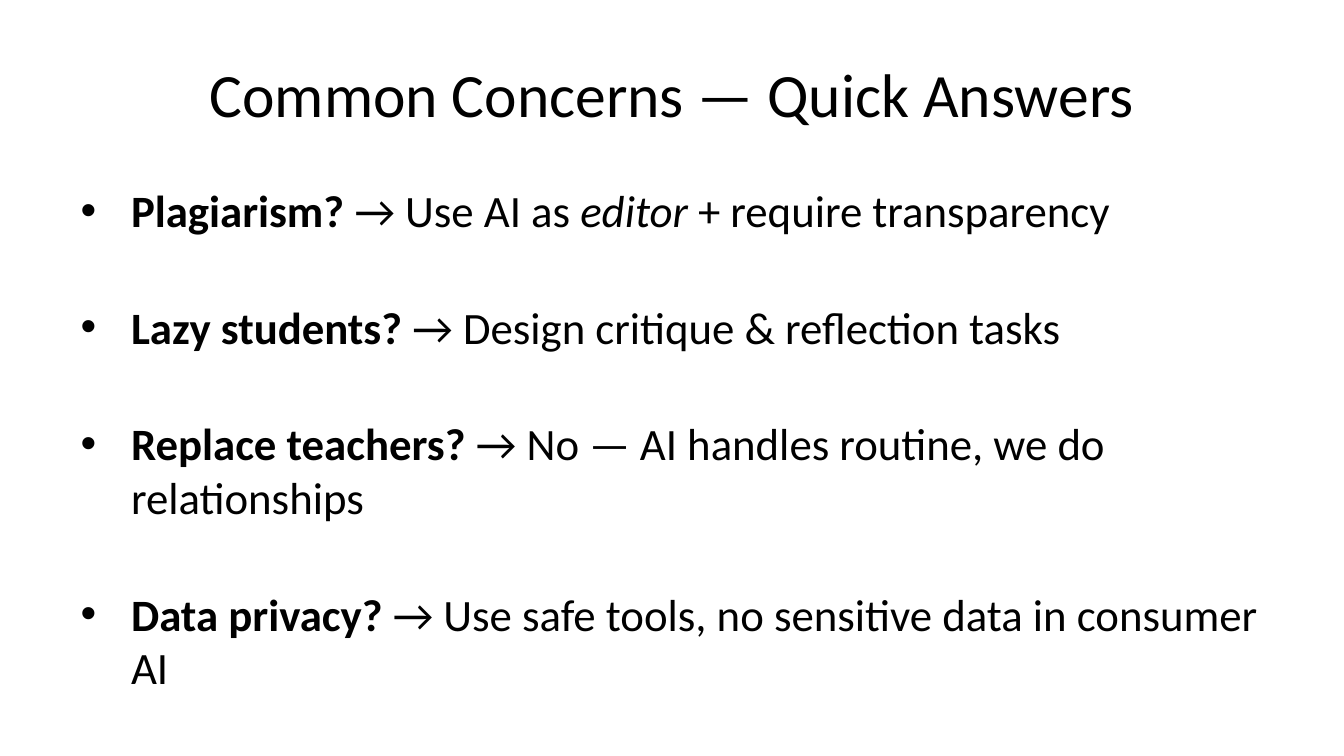
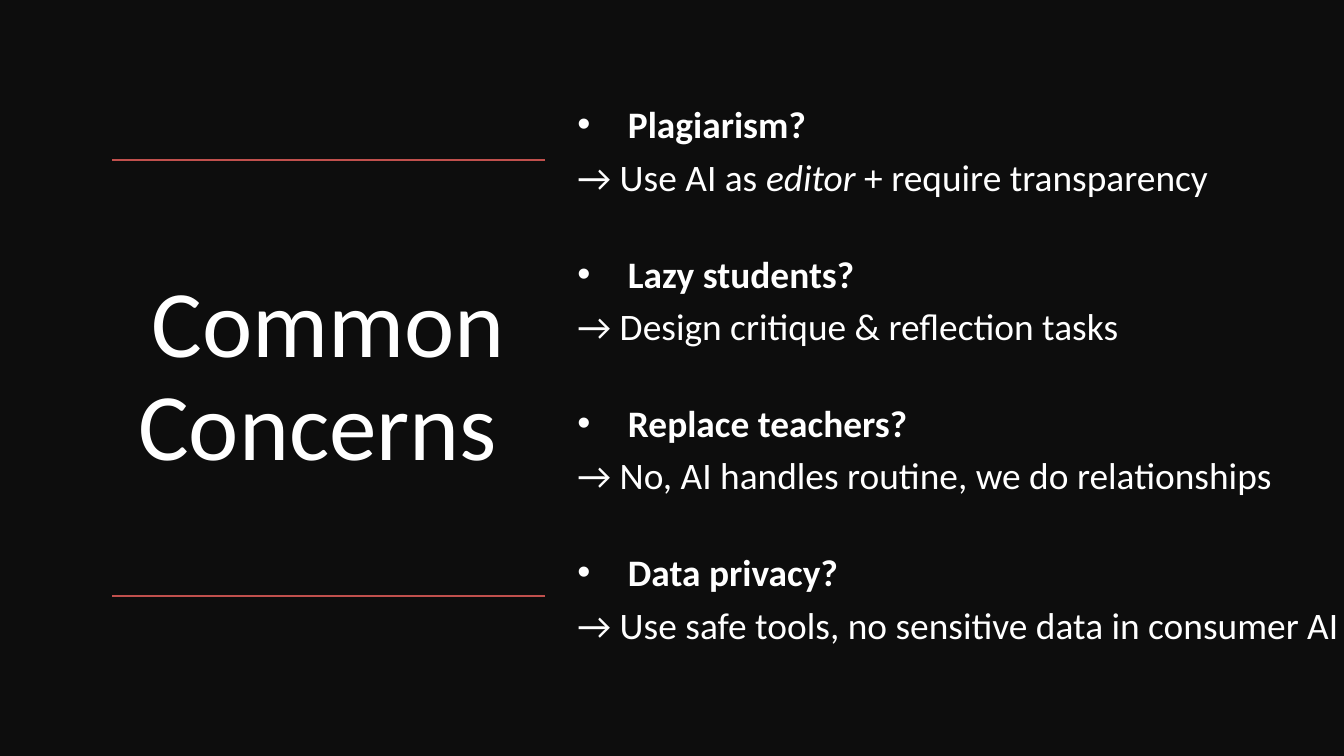
Before and after one commit to michaelborck-education/michaelborck.education, a slide deck: slide 7 of ai/downloads/presentation.pptx (slide 8 before the commit). Drawn at 1344x756 pixels with LibreOffice and Linux fonts; fonts in the diff are those of the drawing. Boxes give left, top, right and bottom in pixels: in the first picture for what was removed or moved away, otherwise in the second. Text is boxed around its words. In the diff, an @@ line names an element or a change of style, - is before the commit and + after.

```diff
--- a/ai/downloads/presentation.pptx
+++ b/ai/downloads/presentation.pptx
@@ rectangle added at [0,0,1344,755], fill #0D0D0D @@
@@ text "Plagiarism?" at [620,111,1338,644]: vertical alignment top to middle @@
@@ text at [620,111,1338,644]: text changed; size 24 to 20 pt; text colour #000000 to #FFFFFF @@
-• Plagiarism? → Use AI as editor + require transparency
-• Lazy students? → Design critique & reflection tasks
-• Replace teachers? → No — AI handles routine, we do relationships
-• Data privacy? → Use safe tools, no sensitive data in consumer AI
+• Plagiarism?
+→ Use AI as editor + require transparency
+• Lazy students?
+→ Design critique & reflection tasks
+• Replace teachers?
+→ No, AI handles routine, we do relationships
+• Data privacy?
+→ Use safe tools, no sensitive data in consumer AI
@@ line added from (546, 160) to (112, 160), #C0504D 1 pt @@
@@ title at [138,295,505,461]: text changed; size 33 to 51 pt; text colour #000000 to #FFFFFF @@
-Common Concerns — Quick Answers
+Common Concerns
@@ line added from (546, 597) to (112, 597), #C0504D 1 pt @@
```
Also in this commit, not shown: 10 other slides changed, 2 slides removed, 1 other file.
